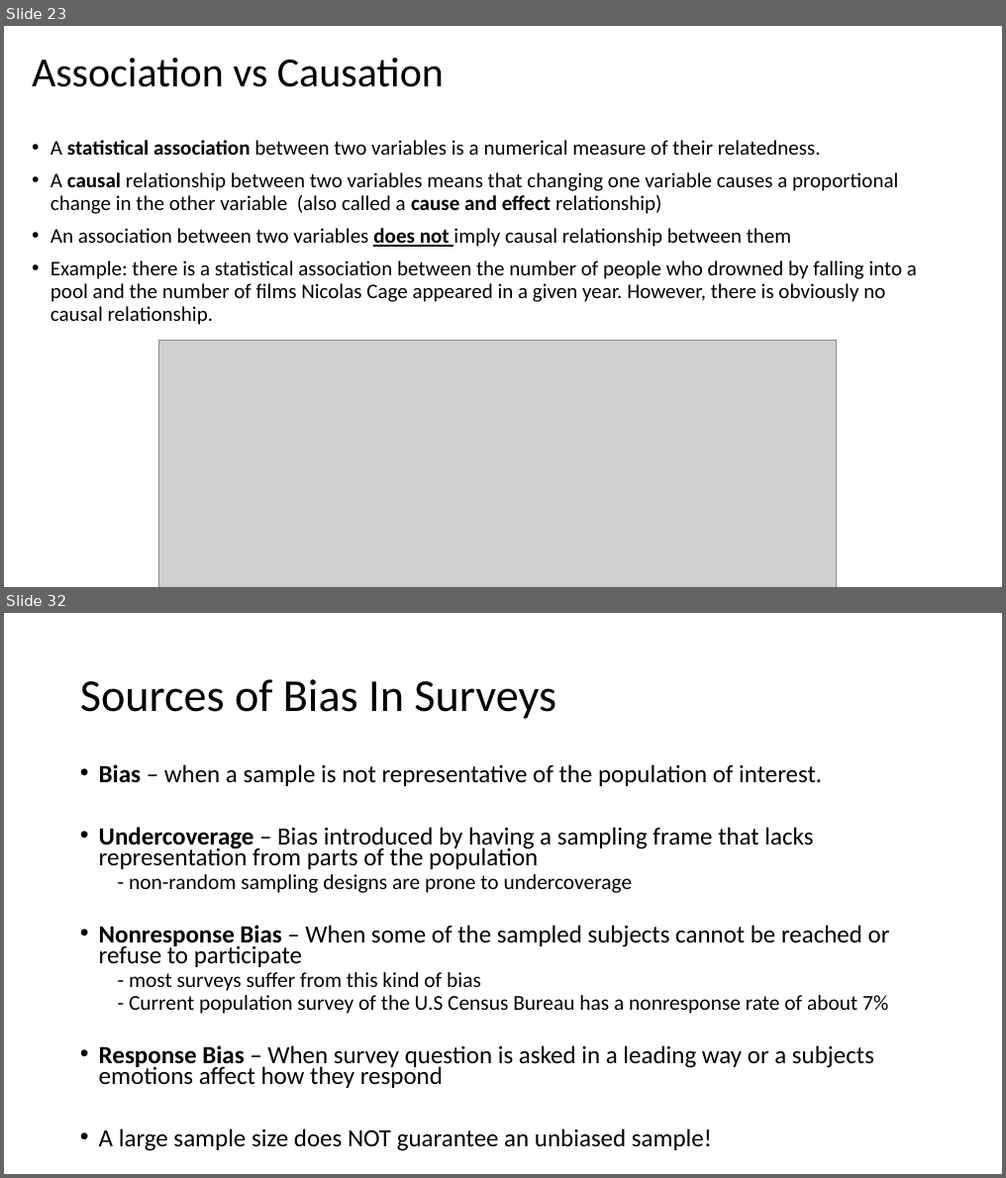
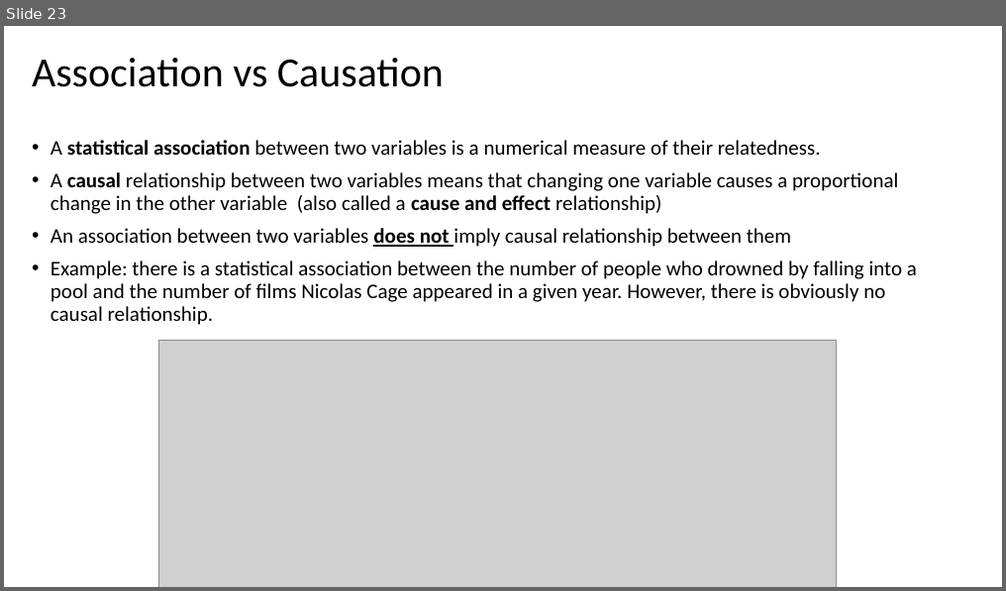
Before and after one commit to Jarred6068/UI_STAT251-03_Spring_2024, a slide deck: docs/lecture_slides/Week 5/Week5_Lecture8_Slides_2_7_2024.pptx. Shown one above the other, each under a label of ours: slides 23 and 32 before the commit, slide 23 after it; the slides between them are not shown. The pictures are 1006x1178 and 1006x591 pixels, drawn with LibreOffice and Linux fonts; fonts in the diff are those of the drawing; grey boxes stand for pictures. Boxes give left, top, right and bottom in pixels: in the first picture for what was removed or moved away, otherwise in the second. Text is boxed around its words. In the diff, an @@ line names an element or a change of style, - is before the commit and + after.

```diff
--- a/docs/lecture_slides/Week 5/Week5_Lecture8_Slides_2_7_2024.pptx
+++ b/docs/lecture_slides/Week 5/Week5_Lecture8_Slides_2_7_2024.pptx
@@ slide 32 removed at <box>4,613,1002,1174</box>, background #FFFFFF @@
@@ title removed at <box>80,679,556,719</box> @@
-Sources of Bias In Surveys
@@ text removed at <box>99,764,890,1152</box> @@
-• Bias – when a sample is not representative of the population of interest.
-• Undercoverage – Bias introduced by having a sampling frame that lacks representation from parts of the population
-  - non-random sampling designs are prone to undercoverage
-• Nonresponse Bias – When some of the sampled subjects cannot be reached or refuse to participate
-  - most surveys suffer from this kind of bias
-  - Current population survey of the U.S Census Bureau has a nonresponse rate of about 7%
-• Response Bias – When survey question is asked in a leading way or a subjects emotions affect how they respond
-• A large sample size does NOT guarantee an unbiased sample!
```
Also in this commit, not shown: 16 other slides removed, 4 other files.
